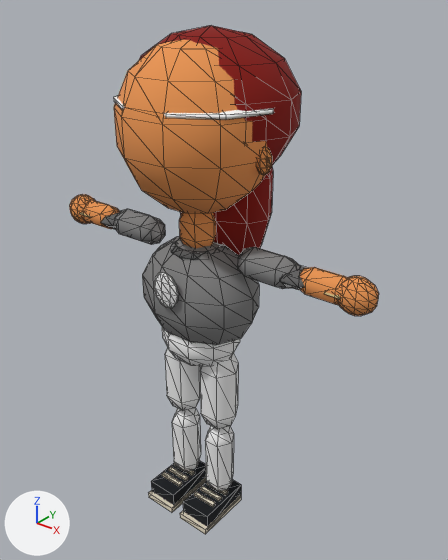
What one commit did to the glTF model public/v2/models/kid_diva.glb.
Before and after are seen from a 50 mm camera at (2.95, -3.38, 4.34) aimed at (0.08, 0.21, 2.12). Lighting does not change. The marker at lower left points along +X, +Y and +Z. The first picture is the older version. Mesh edges are drawn as thin lines. Objects named as collision shapes, trigger or cutter boxes, shadow casters or lower levels of detail are left out. Vertices at exactly the same position are counted once.

Names of what the first picture shows: 'kid_diva_LOD0'.
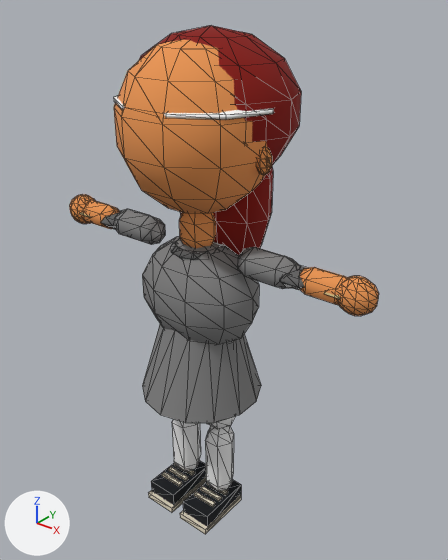
Edits to the bpy script that builds the scene:
```text
Change me_kid_diva_lod0:
    used by ob_kid_diva_lod0; location = (0.0, 0.0, 0.0)
    remove me_kid_diva_lod0.from_pydata(...)  # 1343 vertices, 2160 faces; spans x -1.51..1.51, y -0.54..0.7, z -0.06..4.05
    add me_kid_diva_lod0.from_pydata(...)  # 1328 vertices, 2134 faces; spans x -1.51..1.51, y -0.54..0.7, z -0.06..4.05
    me_kid_diva_lod0 part 1: a new loose piece of 32 vertices spanning x -0.5..0.5, y -0.52..0.52, z 1.15..1.85, in mat_m_uniform
    me_kid_diva_lod0 part 2: the loose piece of 51 vertices spanning x -0.13..0.12, y -0.42..-0.36, z 2.08..2.38 is deleted
    other edits to the shape of me_kid_diva_lod0 do not show in these pictures
```

Changed parts and their boxes [x1, y1, x2, y2] in the pictures (448 x 560 px):
part 1 of me_kid_diva_lod0, added: after [142, 324, 261, 423]
part 2 of me_kid_diva_lod0, deleted: before [154, 272, 179, 308]
